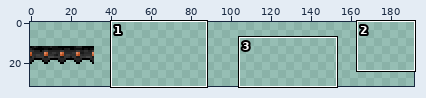
File history of a sprite sheet, res/img/rope.png. Above: a wide view before the commit, with the close-up outlined.
Close-up. Before the edit:
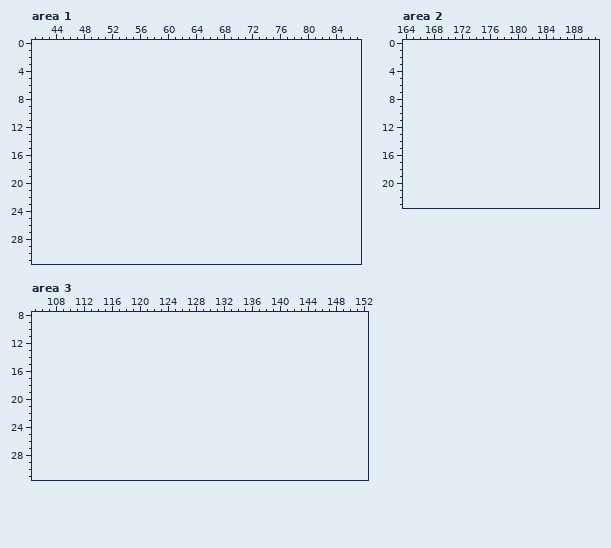
The file is 32x32 pixels. Colours within 5 levels of each other are drawn and written as one. Shown: area 1: x 41..87, y 0..31; area 2: x 164..191, y 0..23; area 3: x 105..152, y 8..31. The old version is drawn lined up with the new one, on the new canvas.
And afterwards:
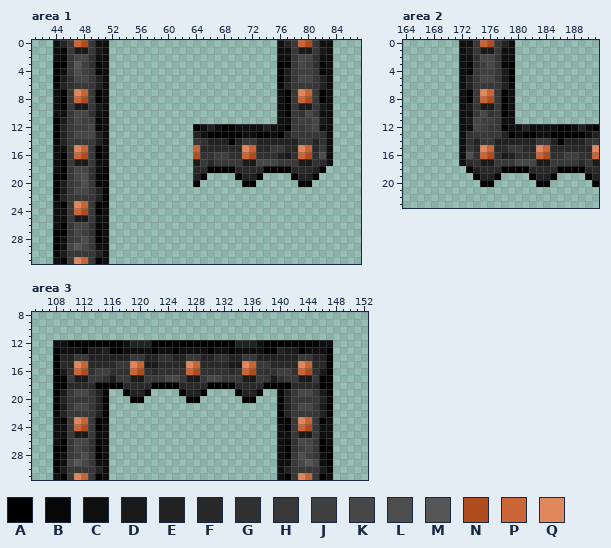
Palette (. is transparent): A #000000  B #070707  C #0f0f0f  D #1a1a1a  E #222222  F #292929  G #313131  H #383838  J #3f3f3f  K #474747  L #4e4e4e  M #565656  N #b04d20  P #ca6537  Q #e1875e
Change:
canvas 32x32 -> 192x32
--- area 1
@@ x 41..87 @@
- 0 ...............................................
- 1 ...............................................
- 2 ...............................................
- 3 ...............................................
- 4 ...............................................
- 5 ...............................................
- 6 ...............................................
- 7 ...............................................
- 8 ...............................................
- 9 ...............................................
-10 ...............................................
-11 ...............................................
-12 ...............................................
-13 ...............................................
-14 ...............................................
-15 ...............................................
-16 ...............................................
-17 ...............................................
-18 ...............................................
-19 ...............................................
-20 ...............................................
-21 ...............................................
-22 ...............................................
-23 ...............................................
-24 ...............................................
-25 ...............................................
-26 ...............................................
-27 ...............................................
-28 ...............................................
-29 ...............................................
-30 ...............................................
-31 ...............................................
+ 0 ...CEHPNHCC........................CEHPNHCC....
+ 1 ...CBHDDHDC........................CCHDDHDC....
+ 2 ...CBHKKGCC........................CCHKKGCC....
+ 3 ...AAHMJGBC........................ABHKJGBC....
+ 4 ...ACHLJHBC........................ADHJJHBC....
+ 5 ...ADGKKHEC........................ADHKKHEC....
+ 6 ...BEGHHHEC........................BEHHHHEC....
+ 7 ...CAHQPHAC........................CAHQPHAC....
+ 8 ...CAHPNHAC........................CAHPNHAC....
+ 9 ...CAHDDHDC........................CAHDDHDC....
+10 ...CCHKKGCC........................CAHGKHCC....
+11 ...ADHKJJBC........................CCHJJKDC....
+12 ...AEHJJKBC............ACECAACCCCECCAHHJKCC....
+13 ...AEHKKKEC............ECAAAAACCAACAEHHHHGC....
+14 ...BEHHHHEC............HGEEEAEHHEEEEEEHHEGC....
+15 ...CCHQPHAC............PFFFFFFQPFFHHFFQPFHC....
+16 ...CAHPNHAC............NGGJJGGPNGGGEDGPNGLC....
+17 ...CAHDDHCC............DHFHHHHDDKKKHHHDDGFC....
+18 ...CAHKKGCB............FFAAAAFFFFAAAAFFFEA.....
+19 ...AAHKLGBA............EA....AEEA....AEEA......
+20 ...ADHJLHBB............A......AA......AA.......
+21 ...ADHKKHEB....................................
+22 ...BEHHHHEA....................................
+23 ...CAHQPHAB....................................
+24 ...CCHPNHAC....................................
+25 ...CCHDDHCC....................................
+26 ...CAHKKGBC....................................
+27 ...AAHKJGAC....................................
+28 ...ACHJLHAC....................................
+29 ...ACKMKHCC....................................
+30 ...BDHHHHEC....................................
+31 ...CAHQPHAC....................................
--- area 2
@@ x 164..191 @@
- 0 ............................
- 1 ............................
- 2 ............................
- 3 ............................
- 4 ............................
- 5 ............................
- 6 ............................
- 7 ............................
- 8 ............................
- 9 ............................
-10 ............................
-11 ............................
-12 ............................
-13 ............................
-14 ............................
-15 ............................
-16 ............................
-17 ............................
-18 ............................
-19 ............................
-20 ............................
+ 0 ........CCHPNHEC............
+ 1 ........CDHDDHCC............
+ 2 ........CCGKKHCC............
+ 3 ........CBGJKHBA............
+ 4 ........CBHJJHDA............
+ 5 ........CEHKKHDA............
+ 6 ........CEHHHHEB............
+ 7 ........CAHQPHAC............
+ 8 ........CAHPNHAC............
+ 9 ........CDHDDHAC............
+10 ........CCHKGHAC............
+11 ........CDKJJHCC............
+12 ........CCKJHHACCECCCCAACECA
+13 ........CGHHHHEACAACCAAAAACE
+14 ........CGEHHEEEEEEHHEAEEEGH
+15 ........CHFQPFFHHFFQPFFFFFFQ
+16 ........CLGPNGDEGGGPNGGJJGGP
+17 ........CFGDDHHHKKKDDHHHHFHD
+18 .........AEFFFAAAAFFFFAAAAFF
+19 ..........AEEA....AEEA....AE
+20 ...........AA......AA......A
 21 ............................
--- area 3
@@ x 105..152 @@
 11 ................................................
-12 ................................................
-13 ................................................
-14 ................................................
-15 ................................................
-16 ................................................
-17 ................................................
-18 ................................................
-19 ................................................
-20 ................................................
-21 ................................................
-22 ................................................
-23 ................................................
-24 ................................................
-25 ................................................
-26 ................................................
-27 ................................................
-28 ................................................
-29 ................................................
-30 ................................................
-31 ................................................
+12 ...CCAAAAAAAACEEEAAAAAAAAAAAAEEECAAAAAAAACC.....
+13 ...ACCCADDEAACCCCACCACCCCACCACCCCAAEDDACCCA.....
+14 ...AEEHHEEEEEEHHEEGGEEHHEEGGEEHHEEEEEEHHEEA.....
+15 ...AFFQPFFFFHHQPDDFFFFQPFFFFDDQPHHFFFFQPFFA.....
+16 ...ADGPNGJJGGGPNGFGGGGPNGGGGFGPNGGGJJGPNGDA.....
+17 ...AAHDDHHGDHHDDHHHKKHDDHKKHHHDDHHDGHHDDHAA.....
+18 ...AAFFFFAAAAFFFFAAAAFFFFAAAAFFFFAAAAFFFFAA.....
+19 ...ADHKKHEB..AEEA....AEEA....AEEA..BEHKKHDA.....
+20 ...BEHHHHEA...AA......AA......AA...AEHHHHEB.....
+21 ...ADHKKHEB........................BEHKKHDA.....
+22 ...BEHHHHEA........................AEHHHHEB.....
+23 ...CAHQPHAB........................BAHQPHAC.....
+24 ...CCHPNHAC........................CAHPNHCC.....
+25 ...CCHDDHCC........................CCHDDHCC.....
+26 ...CAHKKGBC........................CBGKKHAC.....
+27 ...AAHKJGAC........................CAGJKHAA.....
+28 ...ACHJLHAC........................CAHLJHCA.....
+29 ...ACKMKHCC........................CCHKMKCA.....
+30 ...BDHHHHEC........................CEHHHHDB.....
+31 ...CAHQPHAC........................CAHQPHAC.....
